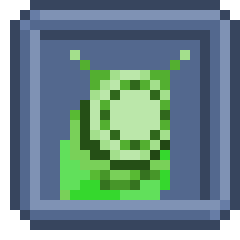
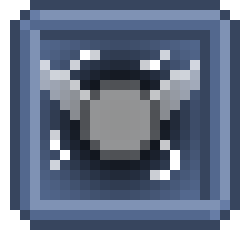
Layered file, before and after one edit (w=240, h=240). Changes by layer:
added layer "Pasted Layer #43" above "Pasted Layer #42" over [40, 40, 200, 200]
hid "Pasted Layer #40" over [60, 50, 190, 200]
